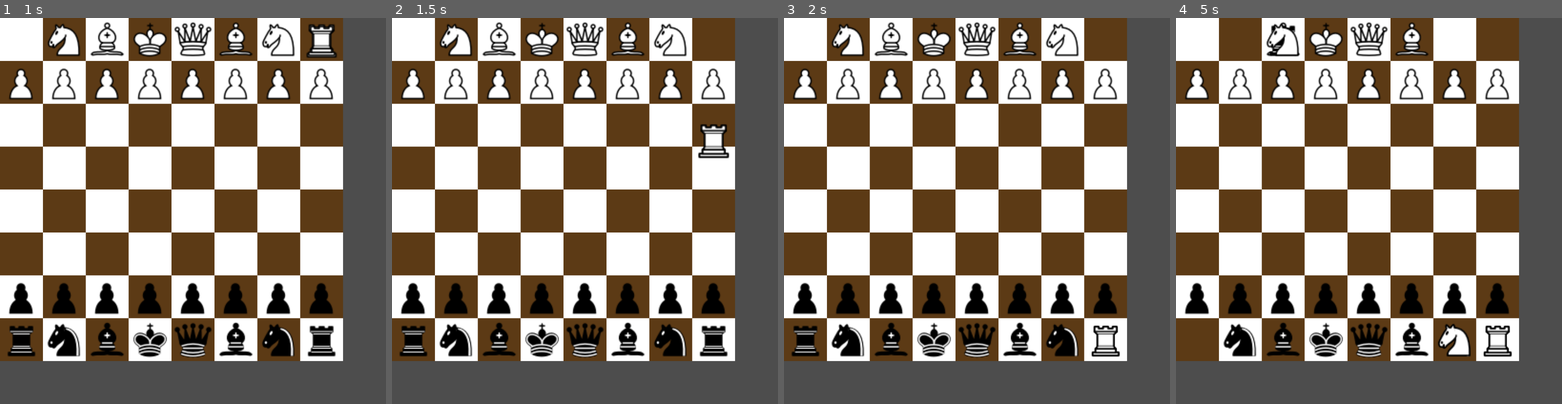
Above: before the commit, frames 1-4 (left to right).
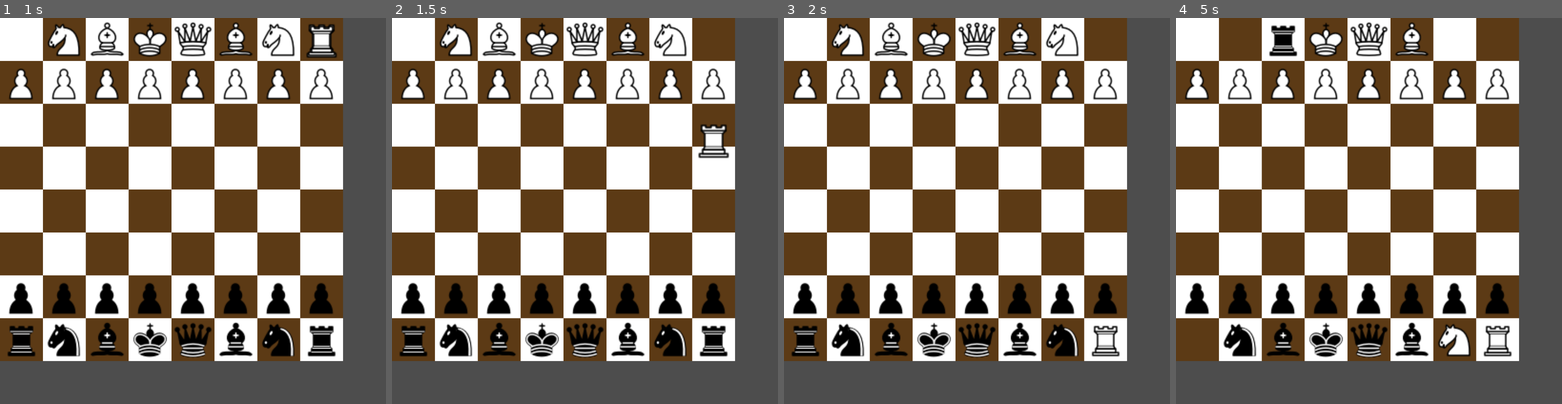
Above: after the commit, the same moments.

Repository: telamonian/chess_2d
Game: Godot game, scene res://game/board/board_2d.tscn
The game is run twice, just before and just after one commit, with the same random seed, the same clock (stepped at 60 frames per second) and the same inputs.
Inputs (mouse positions are in pixels of both pictures, inside the frame that each line leads up to):
- Up to frame 1 (1 s): tap Enter at 0.5 s; drag from (23, 41) to (320, 41) at 0.52 s
- Up to frame 2 (1.5 s): drag from (712, 41) to (712, 338) at 1.27 s
- Up to frame 3 (2 s): no input
- Up to frame 4 (5 s): click (1496, 338) at 2.17 s; tap Space at 2.75 s; drag from (1199, 338) to (1453, 41) at 2.77 s; drag from (1241, 41) to (1453, 338) at 3.52 s; drag from (1453, 41) to (1284, 41) at 4.27 s

Frame 1 is identical in both runs. In frame 2, less than 0.1% of the frame differs, in the area x 79-88%, y 33-37%; in frame 3, 0.1%; in frame 4, 0.6%, in the area x 23-87%, y 1-88%.
Error after the commit: Cannot call method 'queue_free' on a null value. (res://game/board/piece_manager.gd:15)

Commit message:
a piece can now "take" other pieces by landing on them

Diff:
--- a/game/board/piece_manager.gd
+++ b/game/board/piece_manager.gd
@@ -7,12 +7,18 @@
 
 @onready var board = get_parent()
 
+func remove_piece(grid_pos: Vector2i):
+  var piece: Piece2D = pieces.get(grid_pos)
+
+  pieces.erase(grid_pos)
+  remove_child(piece)
+  piece.queue_free()
+
 func spawn_piece(color: Enum.Pcolor, type: Enum.Ptype, grid_pos: Vector2i):
   var piece = PIECE_SCENE.instantiate()
   add_child(piece)
 
   piece.setup(color, type, grid_pos)
-
   pieces[grid_pos] = piece
 
 # Called when the node enters the scene tree for the first time.
@@ -34,10 +40,10 @@
   var color = piece.color
   var type = piece.type
   var grid_pos = piece.grid_position
-  var pos = piece.position
+  var new_grid_pos = board.global_to_grid(piece.position)
 
-  pieces.erase(grid_pos)
-  remove_child(piece)
+  if new_grid_pos in pieces:
+    remove_piece(new_grid_pos)
 
-  var new_grid_pos = board.global_to_grid(pos)
+  remove_piece(grid_pos)
   spawn_piece(color, type, new_grid_pos)
